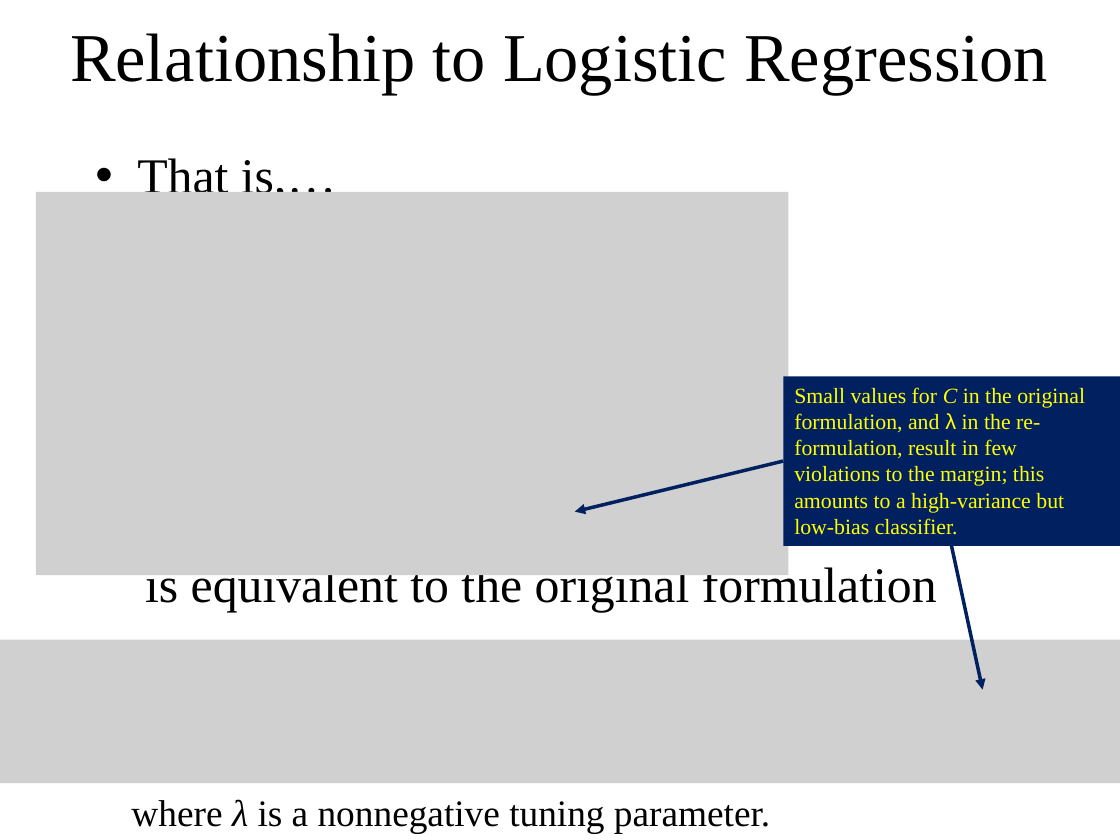
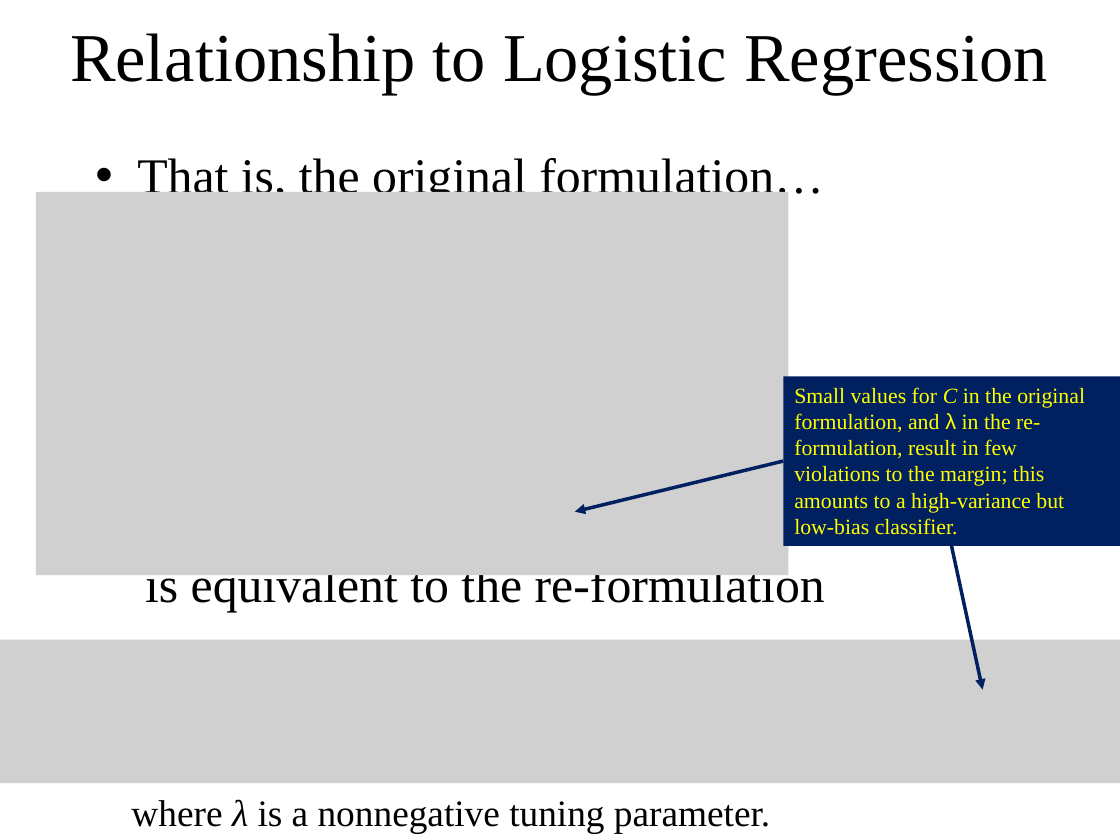
Before and after one commit to WilliamandMary-BUAD5082-Spring2017/Classes-15-to-18-Support-Vector-Machines, a slide deck: slide 28 of SupportVectorMachines.pptx. Drawn at 1120x840 pixels with LibreOffice and Linux fonts; fonts in the diff are those of the drawing; grey boxes stand for pictures. Boxes give left, top, right and bottom in pixels: in the first picture for what was removed or moved away, otherwise in the second. Text is boxed around its words. In the diff, an @@ line names an element or a change of style, - is before the commit and + after.

```diff
--- a/SupportVectorMachines.pptx
+++ b/SupportVectorMachines.pptx
@@ text at <box>137,158,825,612</box>: text changed @@
-• That is,…
-is equivalent to the original formulation
+• That is, the original formulation…
+is equivalent to the re-formulation
```
Also in this commit, not shown: 2 other slides changed.
